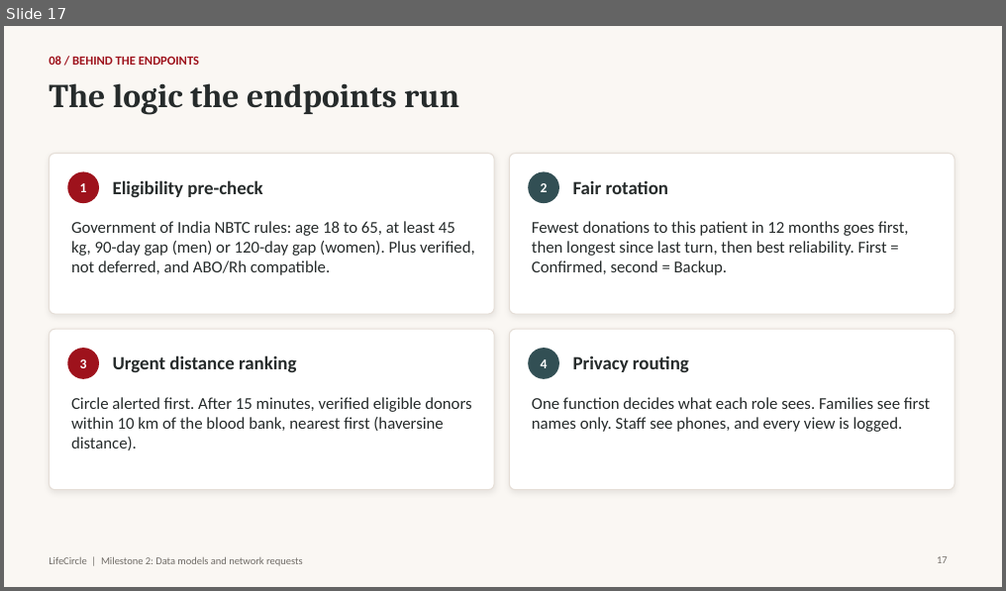
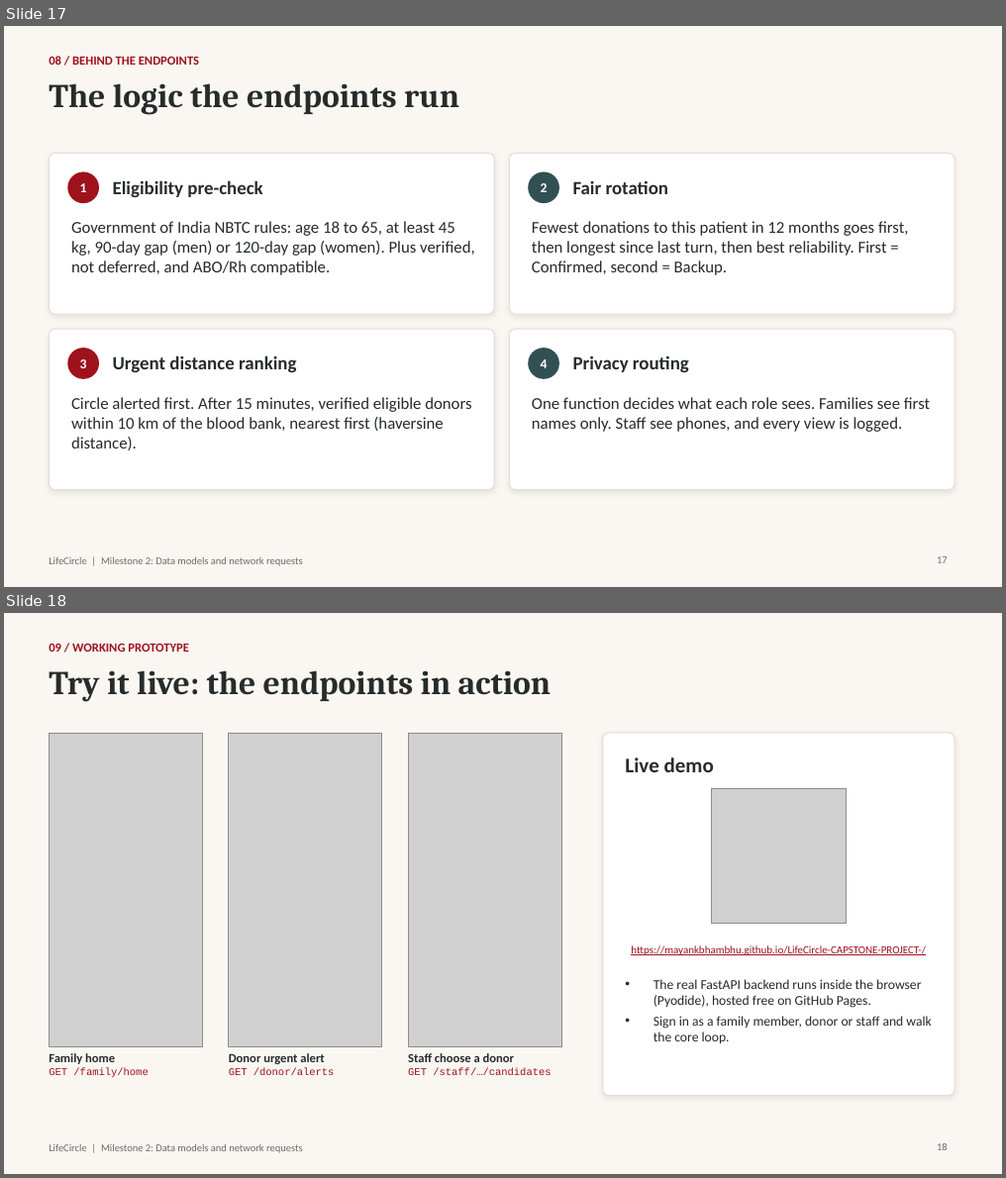
Before and after one commit to mayankbhambhu/LifeCircle-CAPSTONE-PROJECT-, a slide deck: docs/presentations/LifeCircle_Milestone2.pptx. Shown one above the other, each under a label of ours: slide 17 before the commit, slides 17 and 18 after it. The pictures are 1006x591 and 1006x1178 pixels, drawn with LibreOffice and Linux fonts; fonts in the diff are those of the drawing; grey boxes stand for pictures. Boxes give left, top, right and bottom in pixels: in the first picture for what was removed or moved away, otherwise in the second. Text is boxed around its words. In the diff, an @@ line names an element or a change of style, - is before the commit and + after.

```diff
--- a/docs/presentations/LifeCircle_Milestone2.pptx
+++ b/docs/presentations/LifeCircle_Milestone2.pptx
@@ slide 18 added at bbox=[4, 613, 1002, 1174], background #FAF7F3; not listed: 1 template element that a slide beside it also shows @@
@@ text added at bbox=[49, 643, 189, 652], 12 pt, text #9E121C, bold @@
+09 / WORKING PROTOTYPE
@@ title added at bbox=[49, 670, 550, 702], 32 pt, text #262B2B, bold @@
+Try it live: the endpoints in action
@@ picture added at bbox=[49, 733, 202, 1048] @@
@@ picture added at bbox=[229, 733, 382, 1048] @@
@@ picture added at bbox=[408, 733, 561, 1048] @@
@@ rounded rectangle added at bbox=[603, 733, 954, 1096], fill #FFFFFF, outline #E5DED7 1 pt @@
@@ text added at bbox=[625, 758, 714, 772], 20 pt, text #262B2B, bold @@
+Live demo
@@ picture added at bbox=[712, 789, 846, 924] @@
@@ text added at bbox=[631, 946, 926, 956], 10.5 pt, text #9E121C, underline @@
+https://mayankbhambhu.github.io/LifeCircle-CAPSTONE-PROJECT-/
@@ text added at bbox=[653, 979, 931, 1045], 13 pt, text #262B2B @@
+• The real FastAPI backend runs inside the browser (Pyodide), hosted free on GitHub Pages.
+• Sign in as a family member, donor or staff and walk the core loop.
@@ text added at bbox=[49, 1054, 148, 1077], 10 pt, text #9E121C @@
+Family home
+GET /family/home
@@ text added at bbox=[229, 1054, 335, 1075], 12 pt, text #262B2B, bold @@
+Donor urgent alert
+GET /donor/alerts
@@ text added at bbox=[408, 1054, 550, 1075], 10 pt, text #9E121C @@
+Staff choose a donor
+GET /staff/…/candidates
@@ page number added at bbox=[937, 1144, 947, 1151], 10 pt, text #706C67 @@
+18
```
Also in this commit, not shown: 5 slides changed, 1 other slide added, 1 slide removed, 13 other files.
